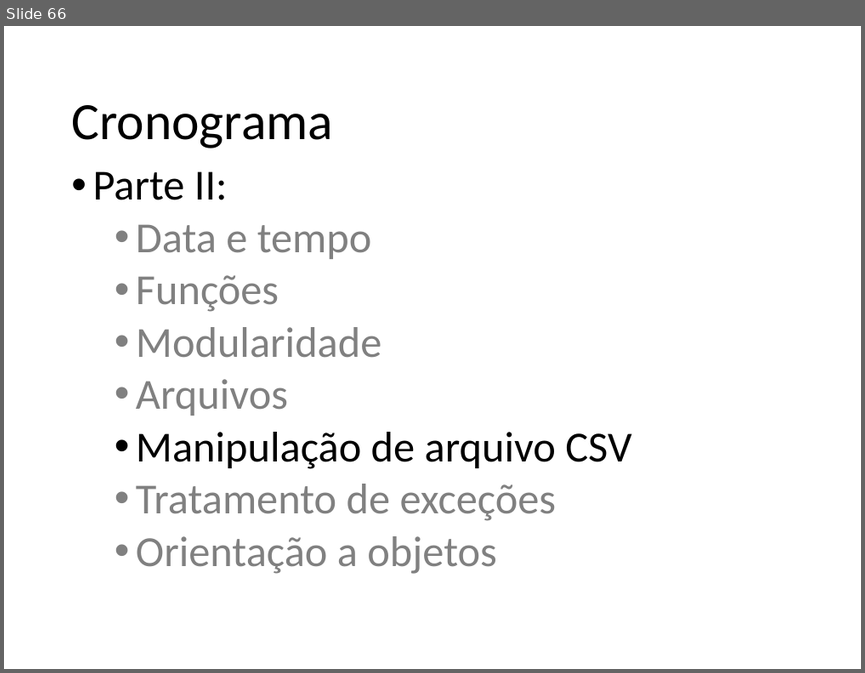
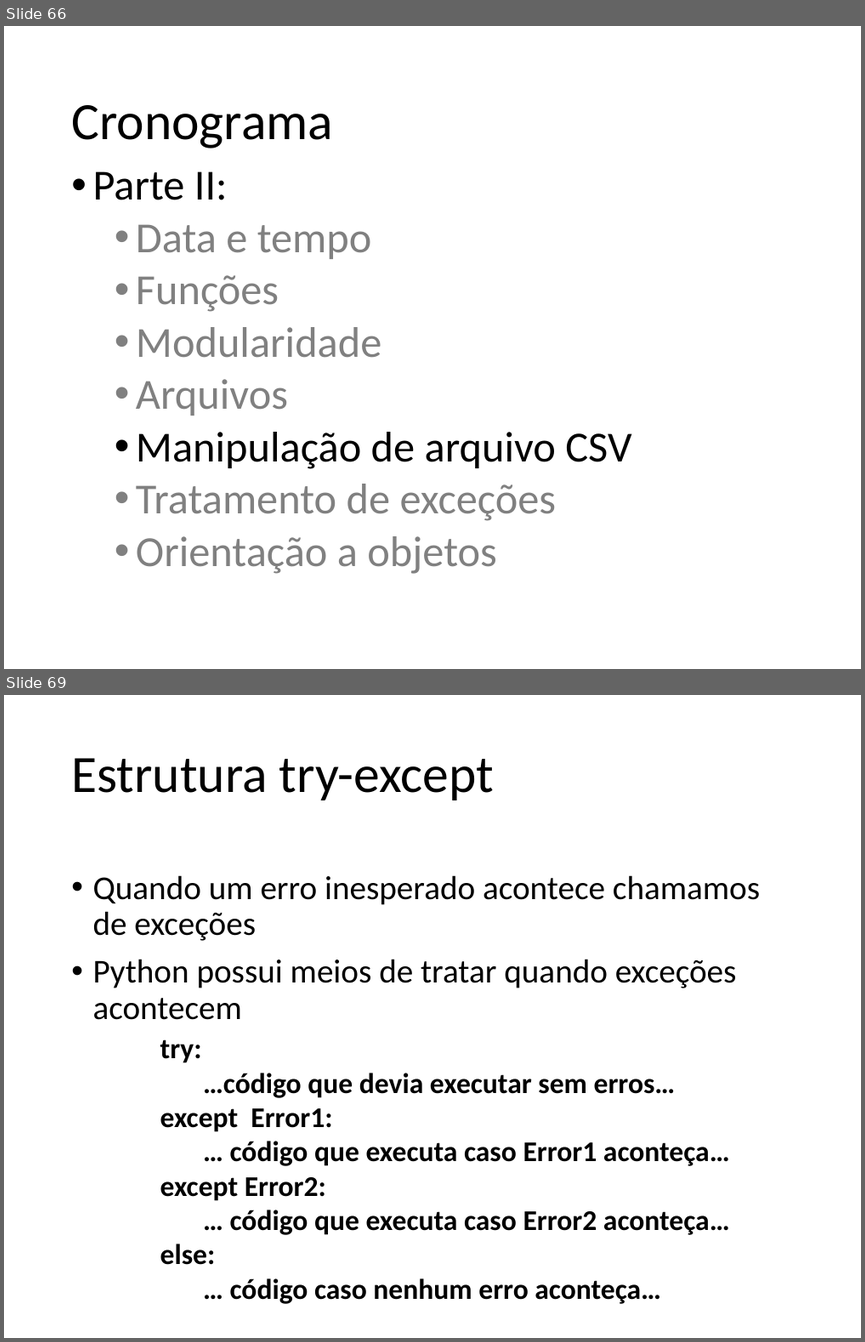
Before and after one commit to fernandoFernandeSantos/minicurso_python_2019, a slide deck: aula.pptx. Shown one above the other, each under a label of ours: slide 66 before the commit, slides 66 and 69 after it; the slides between them are not shown. The pictures are 865x673 and 865x1342 pixels, drawn with LibreOffice and Linux fonts; fonts in the diff are those of the drawing. Boxes give left, top, right and bottom in pixels: in the first picture for what was removed or moved away, otherwise in the second. Text is boxed around its words. In the diff, an @@ line names an element or a change of style, - is before the commit and + after.

```diff
--- a/aula.pptx
+++ b/aula.pptx
@@ slide 69 added at [4,695,861,1338], background #FFFFFF @@
@@ title added at [71,758,494,800], 44 pt, text #000000 @@
+Estrutura try-except
@@ text added at [93,875,760,1020], 28 pt, text #000000 @@
+• Quando um erro inesperado acontece chamamos de exceções
+• Python possui meios de tratar quando exceções acontecem
@@ text added at [160,1039,730,1304], 24 pt, text #000000, bold @@
+try:
+…código que devia executar sem erros…
+except Error1:
+… código que executa caso Error1 aconteça…
+except Error2:
+… código que executa caso Error2 aconteça…
+else:
+… código caso nenhum erro aconteça…
```
Also in this commit, not shown: 2 slides changed, 7 other slides added, 1 other file.
